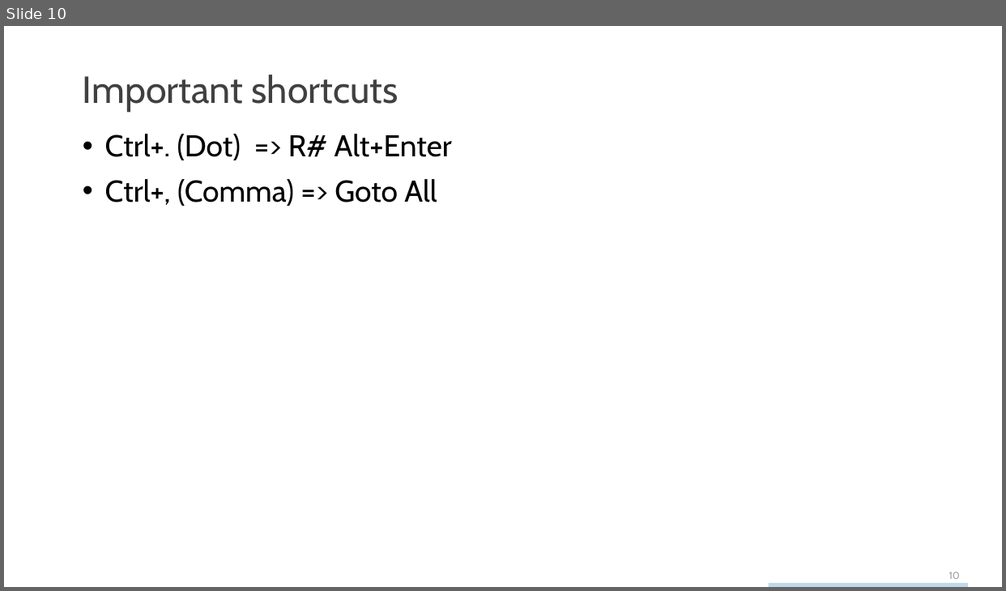
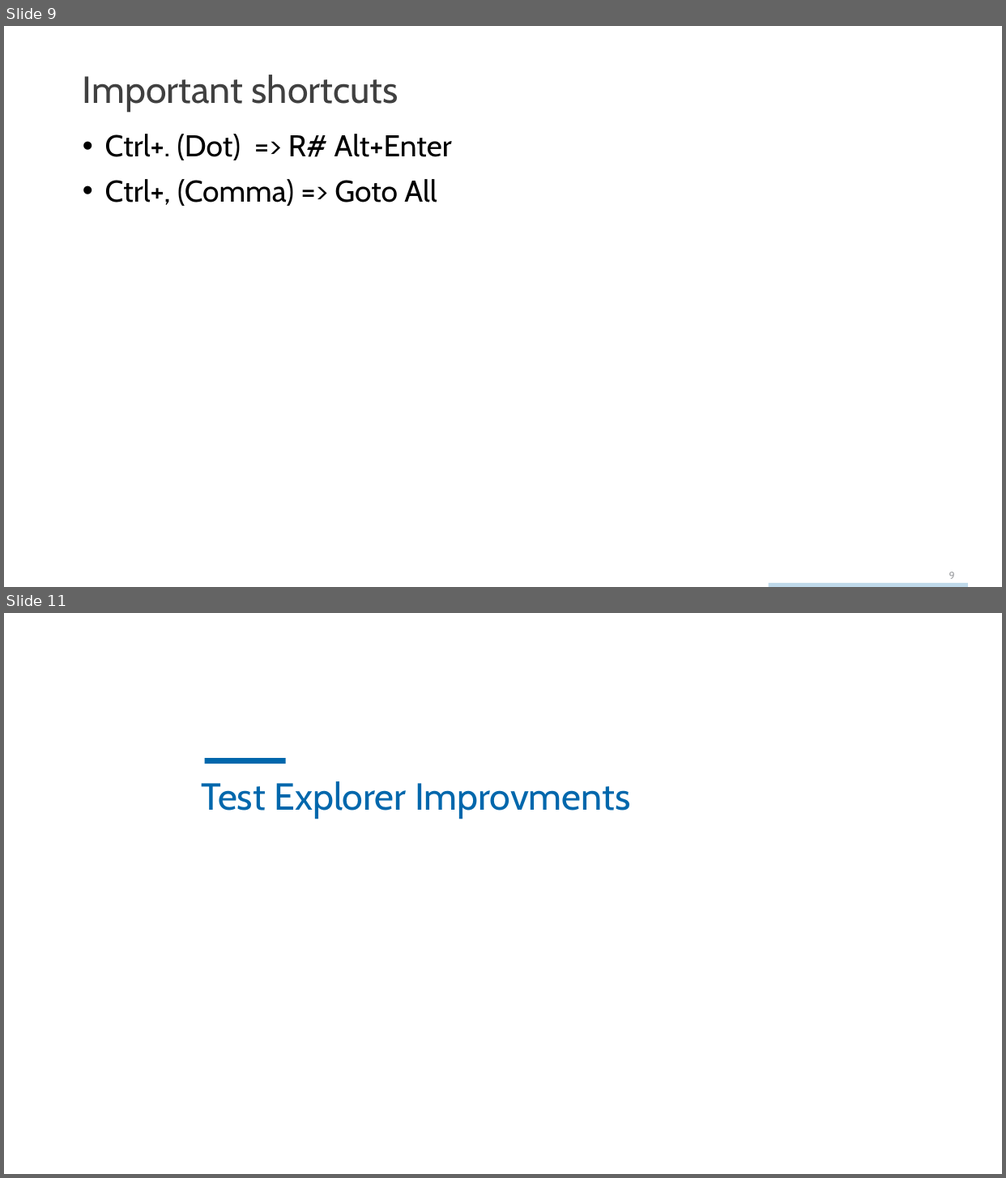
Before and after one commit to SabotageAndi/DotNetMeetupVS2017ShowCase, a slide deck: VS2017 Features.pptx. Shown one above the other, each under a label of ours: slide 10 before the commit, slides 9 and 11 after it; the slides between them are not shown. The pictures are 1006x591 and 1006x1178 pixels, drawn with LibreOffice and Linux fonts; fonts in the diff are those of the drawing. Boxes give left, top, right and bottom in pixels: in the first picture for what was removed or moved away, otherwise in the second. Text is boxed around its words. In the diff, an @@ line names an element or a change of style, - is before the commit and + after.

```diff
--- a/VS2017 Features.pptx
+++ b/VS2017 Features.pptx
@@ slide 11 added at bbox=[4, 613, 1002, 1174], background #FFFFFF @@
@@ freeform shape added at bbox=[205, 758, 285, 764], fill #0067AC @@
@@ title added at bbox=[201, 781, 630, 820], 27.2 pt, text #0067AC @@
+Test Explorer Improvments
@@ what was slide 10 is now slide 9 @@
@@ page number at bbox=[949, 572, 955, 579]: text changed @@
-10
+9
```
Also in this commit, not shown: 3 other slides added, 6 other files.
